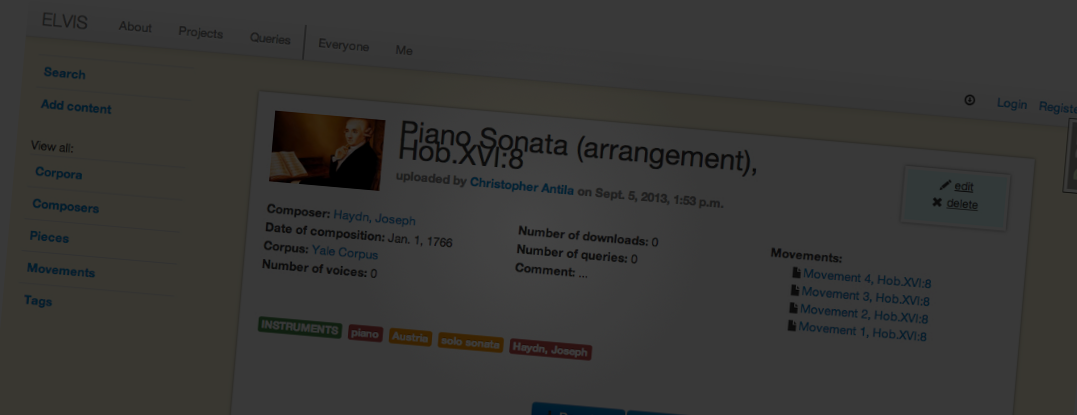
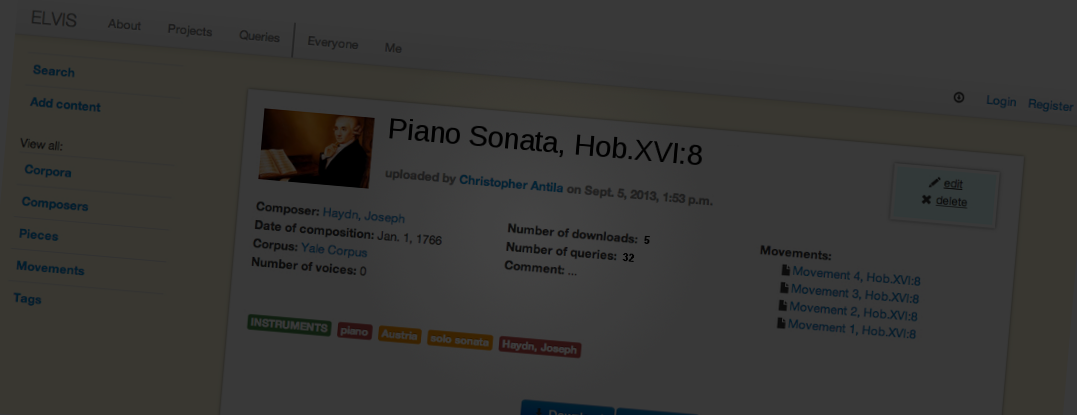
Layers edited between the first and the second 1077x415 image:
added layer "new_screenshot" above "database_screenshot.png" over [0,10,1077,415]
hid "database_screenshot.png" over [0,10,1077,415]
